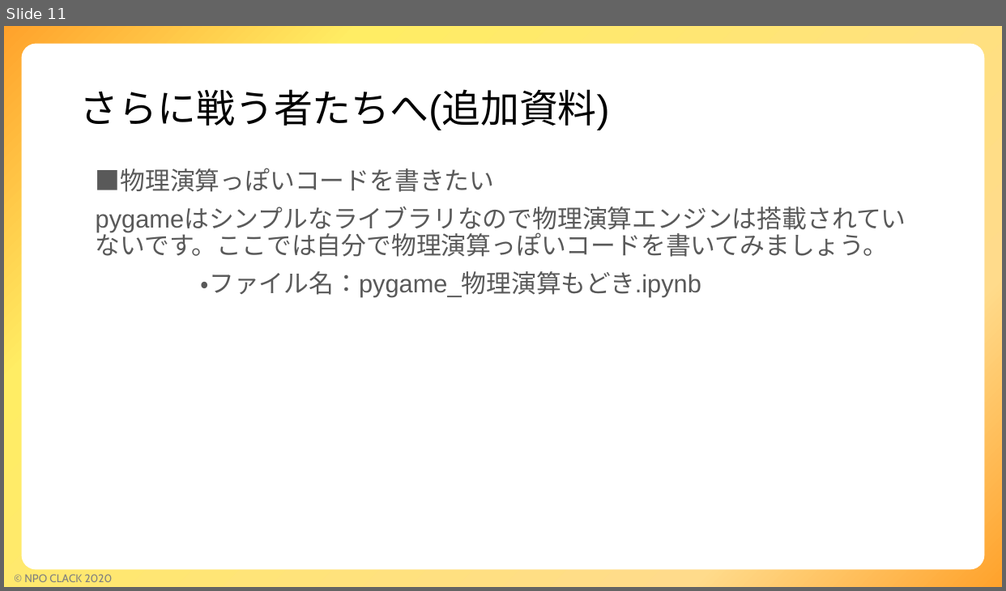
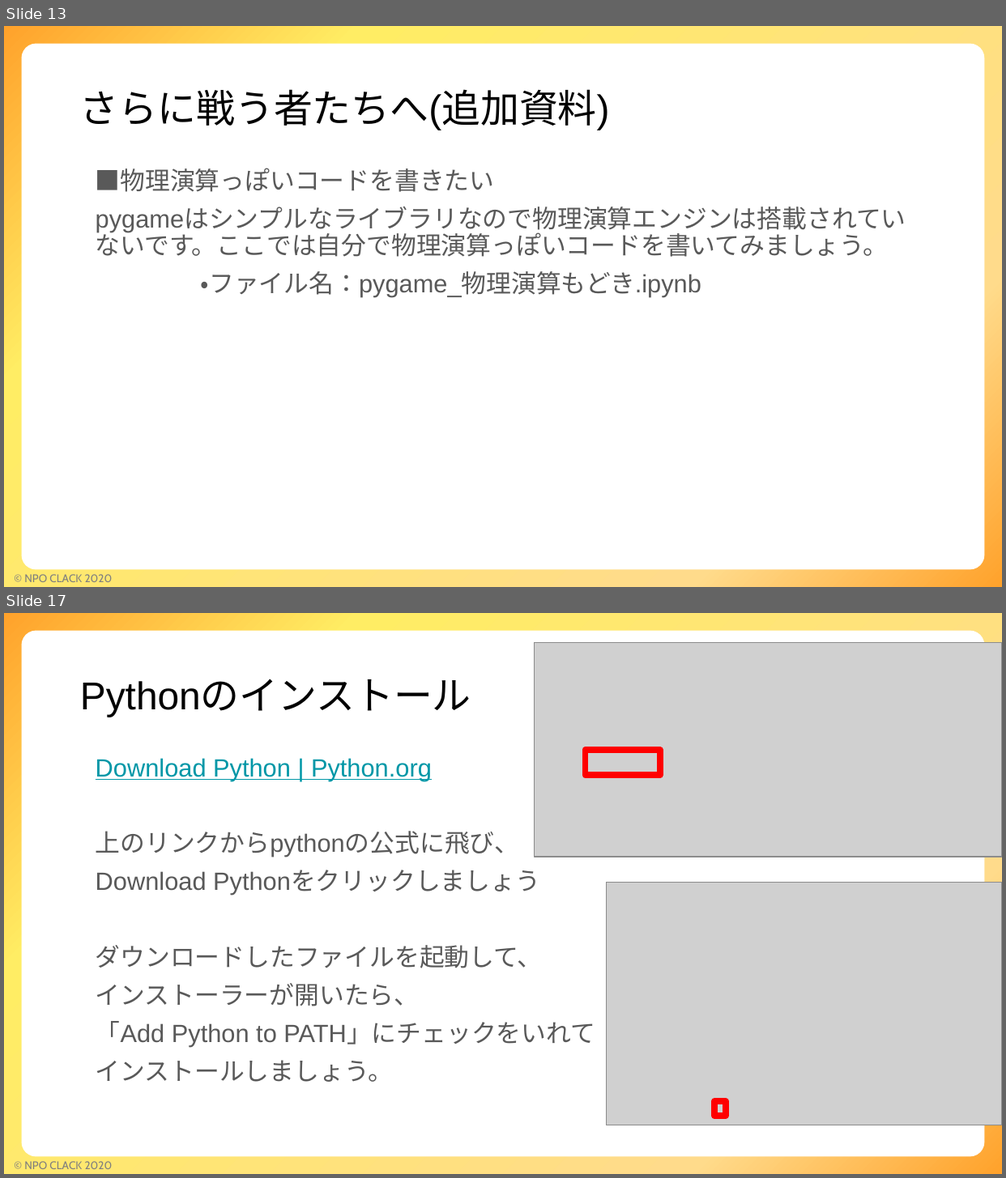
Before and after one commit to npo-clack/pygame, a slide deck: ゲームコース説明.pptx. Shown one above the other, each under a label of ours: slide 11 before the commit, slides 13 and 17 after it; the slides between them are not shown. The pictures are 1006x591 and 1006x1178 pixels, drawn with LibreOffice and Linux fonts; fonts in the diff are those of the drawing; grey boxes stand for pictures; background and template pictures are left out. Boxes give left, top, right and bottom in pixels: in the first picture for what was removed or moved away, otherwise in the second. Text is boxed around its words. In the diff, an @@ line names an element or a change of style, - is before the commit and + after.

```diff
--- a/ゲームコース説明.pptx
+++ b/ゲームコース説明.pptx
@@ slide 17 added at [4,613,1002,1174], background #FFFFFF; not listed: 3 template elements that a slide beside it also shows @@
@@ picture added at [534,643,1002,857] @@
@@ title added at [80,679,471,717], 28 pt, text #000000 @@
+Pythonのインストール
@@ text added at [96,758,595,1082], 18 pt, text #595959 @@
+Download Python | Python.org
+上のリンクからpythonの公式に飛び、
+Download Pythonをクリックしましょう
+ダウンロードしたファイルを起動して、
+インストーラーが開いたら、
+「Add Python to PATH」にチェックをいれて
+インストールしましょう。
@@ rectangle added at [585,750,659,776], outline #FF0000 4.5 pt @@
@@ picture added at [606,883,1002,1126] @@
@@ rectangle added at [714,1102,726,1117], outline #FF0000 4.5 pt @@
@@ what was slide 11 is now slide 13 @@
```
Also in this commit, not shown: 3 slides changed, 5 other slides added.
